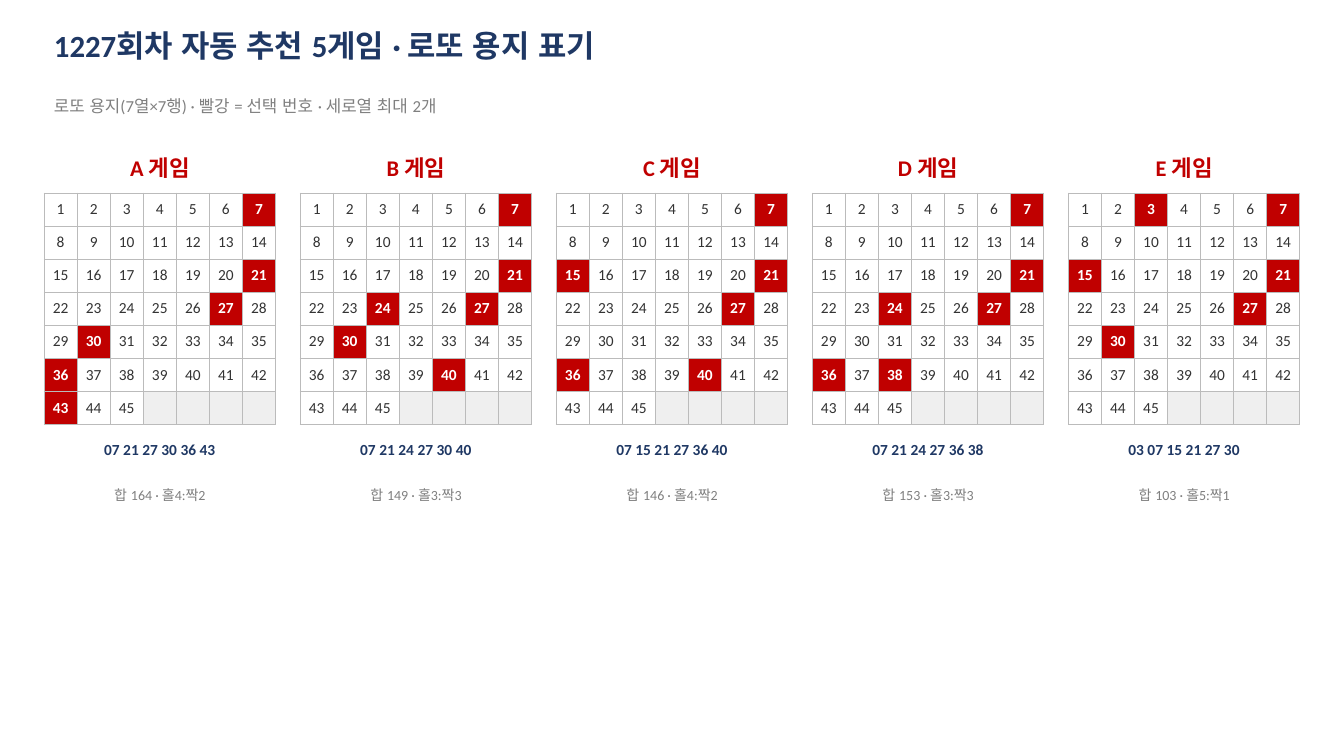
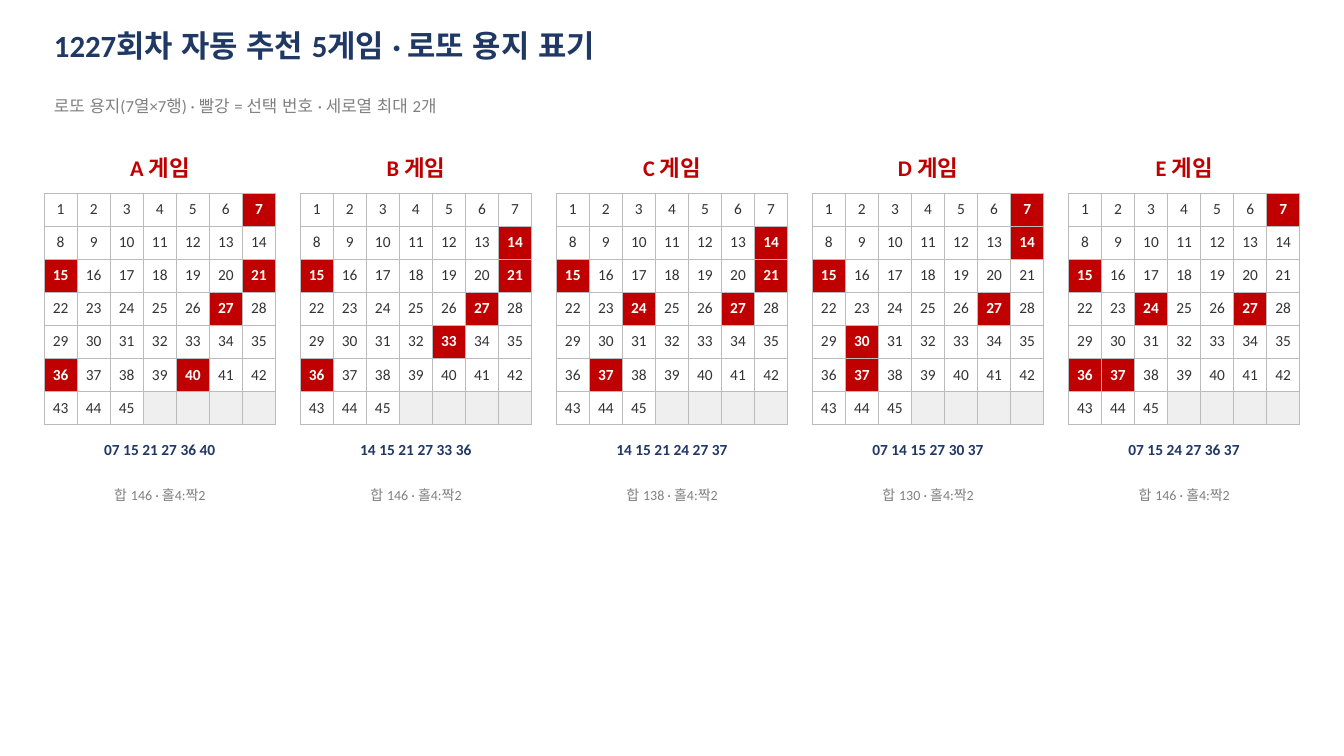
Before and after one commit to gaiger777/mskim, a slide deck: slide 3 of 로또_분석리포트.pptx. Drawn at 1344x756 pixels with LibreOffice and Linux fonts; fonts in the diff are those of the drawing. Boxes give left, top, right and bottom in pixels: in the first picture for what was removed or moved away, otherwise in the second. Text is boxed around its words. In the diff, an @@ line names an element or a change of style, - is before the commit and + after.

Commit message:
재출현 간격에 회차정보 표기 + 필수번호 회전 포함 + 재출현 PPT 페이지 분할
- 순위별 재출현 간격(차이수)에 '차이(전회차→후회차)' 회차정보 표기
- 간격3회 필수번호를 게임마다 순환창으로 회전 강제 → 5개 필수번호(7·14·21·27·37)가
  특정 강한 3개에 고정되지 않고 전 게임에 고루 등장(각 3게임). gatherCandidates/
  pickDiverse 헬퍼로 후보수집·다양성추출 분리
- 회차정보로 길어진 간격 칸 때문에 PPT 재출현 슬라이드가 깨지던 문제: 간격 칸을
  가로 전폭 단일 블록으로 키우고 45순위를 15개씩 3페이지로 분할

```diff
--- a/로또_분석리포트.pptx
+++ b/로또_분석리포트.pptx
@@ table at [44, 193, 277, 424] @@
@@ fill #FFFFFF to #C00000 in 2 cells @@
@@ fill #C00000 to #FFFFFF in 2 cells @@
@@ text colour #333333 to #FFFFFF, bold on in "15", "40" @@
@@ text colour #FFFFFF to #333333, bold off in "30", "43" @@
@@ table at [300, 193, 533, 424] @@
@@ fill #C00000 to #FFFFFF in 4 cells @@
@@ fill #FFFFFF to #C00000 in 4 cells @@
@@ text colour #FFFFFF to #333333, bold off in "7", "24", "30", "40" @@
@@ text colour #333333 to #FFFFFF, bold on in "14", "15", "33", "36" @@
@@ table at [557, 193, 789, 424] @@
@@ fill #C00000 to #FFFFFF in 3 cells @@
@@ fill #FFFFFF to #C00000 in 3 cells @@
@@ text colour #FFFFFF to #333333, bold off in "7", "36", "40" @@
@@ text colour #333333 to #FFFFFF, bold on in "14", "24", "37" @@
@@ table at [813, 193, 1046, 424] @@
@@ fill #FFFFFF to #C00000 in 4 cells @@
@@ fill #C00000 to #FFFFFF in 4 cells @@
@@ text colour #333333 to #FFFFFF, bold on in "14", "15", "30", "37" @@
@@ text colour #FFFFFF to #333333, bold off in "21", "24", "36", "38" @@
@@ table at [1069, 193, 1302, 424] @@
@@ fill #C00000 to #FFFFFF in 3 cells @@
@@ fill #FFFFFF to #C00000 in 3 cells @@
@@ text colour #FFFFFF to #333333, bold off in "3", "21", "30" @@
@@ text colour #333333 to #FFFFFF, bold on in "24", "36", "37" @@
@@ text at [104, 444, 216, 455]: text changed @@
-07 21 27 30 36 43
+07 15 21 27 36 40
@@ text at [360, 444, 472, 455]: text changed @@
-07 21 24 27 30 40
+14 15 21 27 33 36
@@ text at [616, 445, 728, 455]: text changed @@
-07 15 21 27 36 40
+14 15 21 24 27 37
@@ text at [872, 445, 984, 455]: text changed @@
-07 21 24 27 36 38
+07 14 15 27 30 37
@@ text at [1128, 444, 1240, 455]: text changed @@
-03 07 15 21 27 30
+07 15 24 27 36 37
@@ text at [114, 488, 206, 501]: text changed @@
-합 164 · 홀4:짝2
+합 146 · 홀4:짝2
@@ text at [370, 488, 462, 501]: text changed @@
-합 149 · 홀3:짝3
+합 146 · 홀4:짝2
@@ text at [626, 488, 718, 501]: text changed @@
-합 146 · 홀4:짝2
+합 138 · 홀4:짝2
@@ text at [882, 488, 974, 501]: text changed @@
-합 153 · 홀3:짝3
+합 130 · 홀4:짝2
@@ text at [1139, 488, 1230, 501]: text changed @@
-합 103 · 홀5:짝1
+합 146 · 홀4:짝2
```
Also in this commit, not shown: 1 other slide changed, 3 slides added, 1 slide removed, 2 other files.
